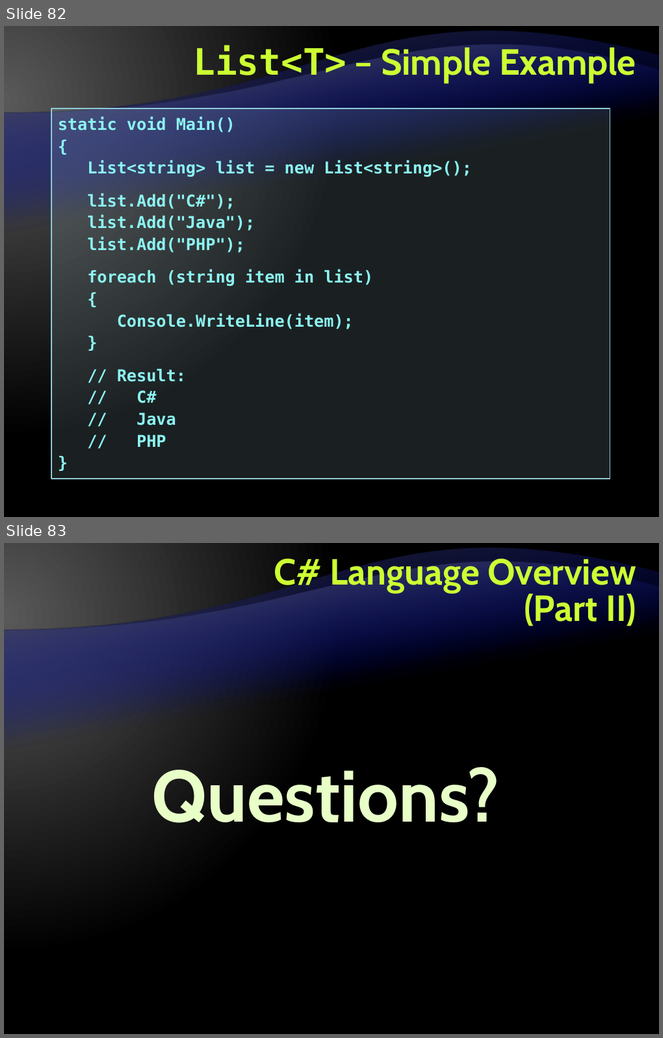
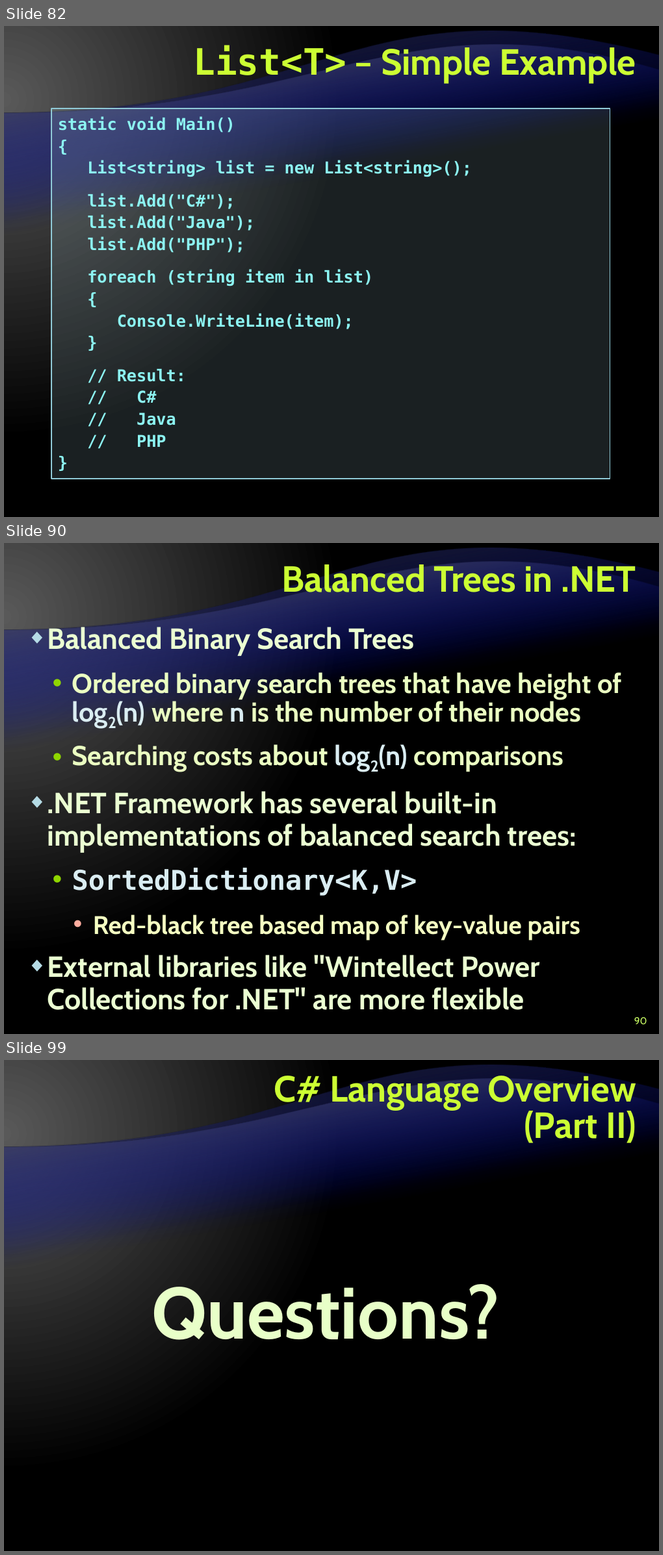
Before and after one commit to Graveheart/aspnetcourse, a slide deck: lectures/3. C# Language Overview - Part II.pptx. Shown one above the other, each under a label of ours: slides 82 and 83 before the commit, slides 82, 90 and 99 after it; the slides between them are not shown. The pictures are 663x1038 and 663x1555 pixels, drawn with LibreOffice and Linux fonts; fonts in the diff are those of the drawing; background and template pictures are left out. Boxes give left, top, right and bottom in pixels: in the first picture for what was removed or moved away, otherwise in the second. Text is boxed around its words. In the diff, an @@ line names an element or a change of style, - is before the commit and + after.

```diff
--- a/lectures/3. C# Language Overview - Part II.pptx
+++ b/lectures/3. C# Language Overview - Part II.pptx
@@ slide 90 added at [4,543,659,1034], background gradient #595959 to #000000; not listed: 2 template elements that a slide beside it also shows @@
@@ title added at [282,561,636,600], 40 pt, text #CCFF33, bold @@
+Balanced Trees in .NET
@@ text added at [47,625,622,1010], 32 pt, text #EBFFD2, bold @@
+◆ Balanced Binary Search Trees
+  • Ordered binary search trees that have height of log2(n) where n is the number of their nodes
+  • Searching costs about log2(n) comparisons
+◆ .NET Framework has several built-in implementations of balanced search trees:
+  • SortedDictionary<K,V>
+    • Red-black tree based map of key-value pairs
+◆ External libraries like "Wintellect Power Collections for .NET" are more flexible
@@ page number added at [634,1017,648,1025], 11 pt, text #CCFF66 @@
+90
@@ what was slide 83 is now slide 99 @@
```
Also in this commit, not shown: 15 other slides added.
